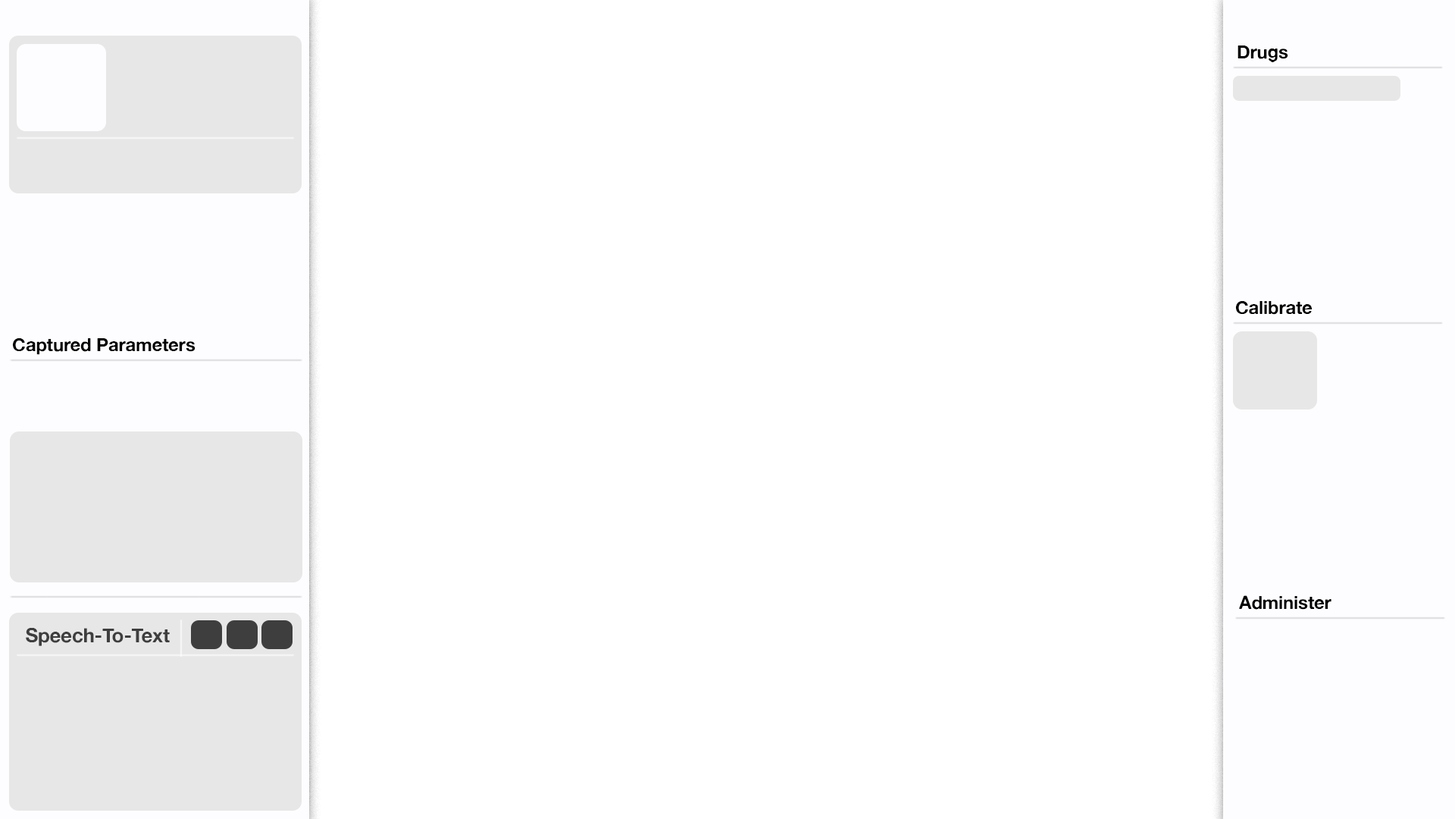
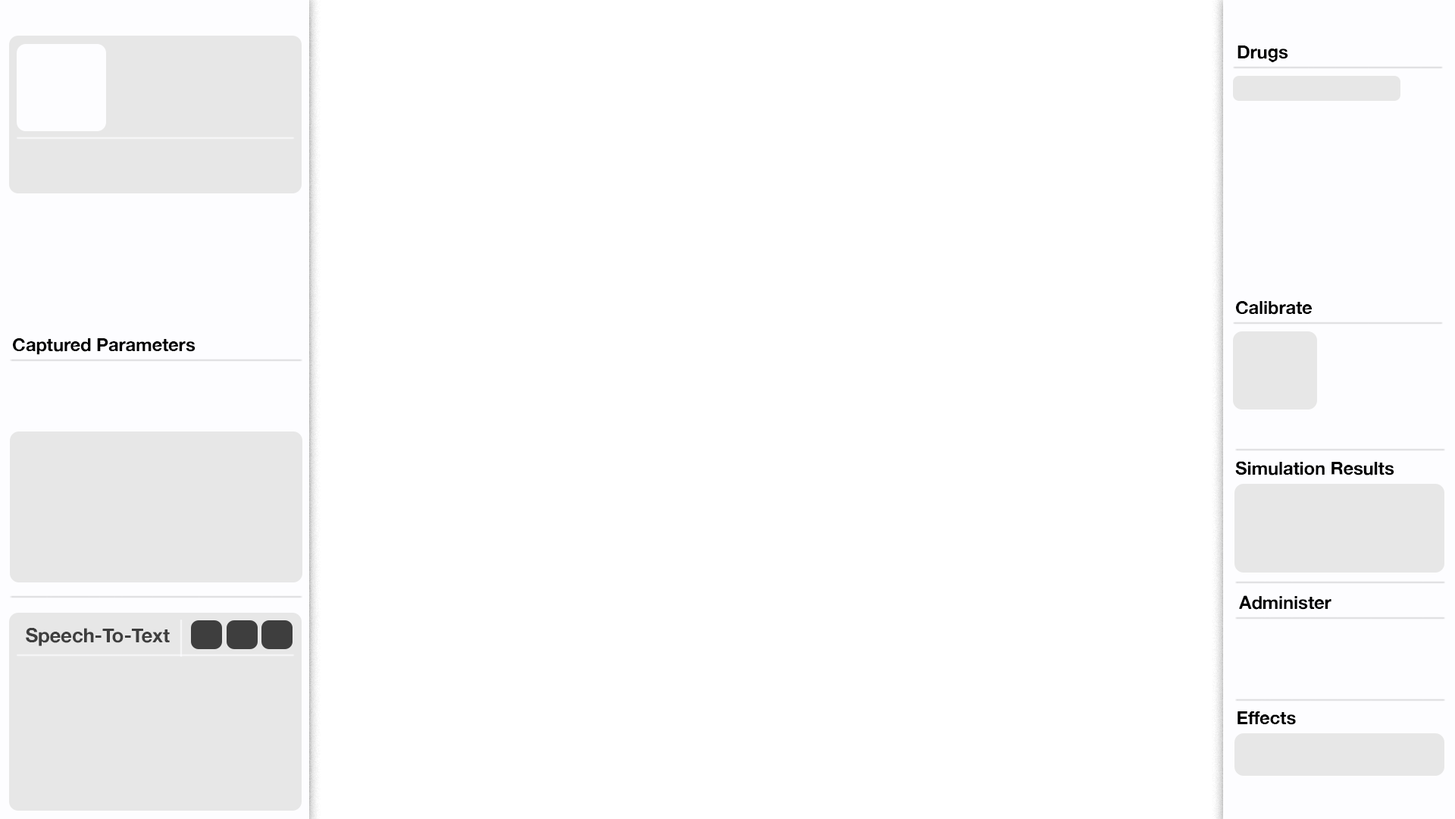
Layers edited between the first and the second 1455px x 819px image:
added layer "Rectangle 5" (1st of 3) above "Effects" over [1234, 732, 1445, 776]
added layer "Effects" above "Rectangle 5" over [1237, 710, 1297, 725]
added layer "Rectangle 5" (2nd of 3) above "Rectangle 5" over [1234, 483, 1445, 573]
added layer "Layer 7 copy 2" above "Layer 7 copy" over [1235, 698, 1446, 702]
added layer "Layer 7 copy" above "Layer 7" over [1235, 580, 1446, 584]
added layer "Layer 7" above "Simulation Results" over [1235, 447, 1446, 452]
added layer "Simulation Results" above "Layer 3" over [1235, 460, 1395, 476]
